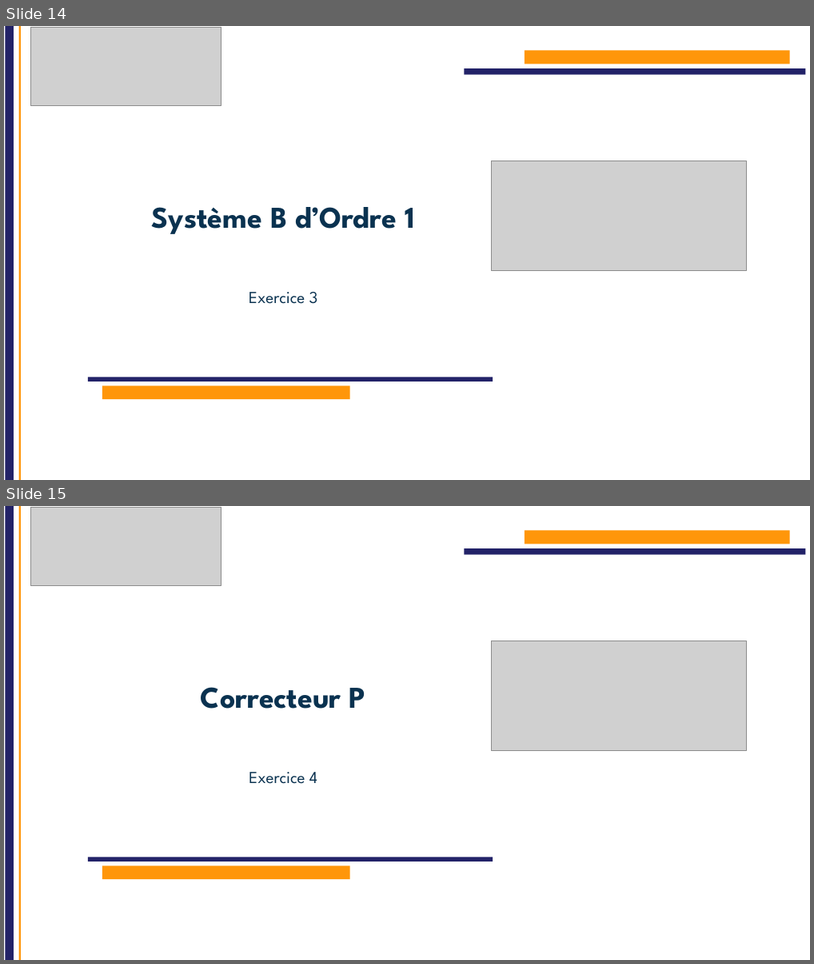
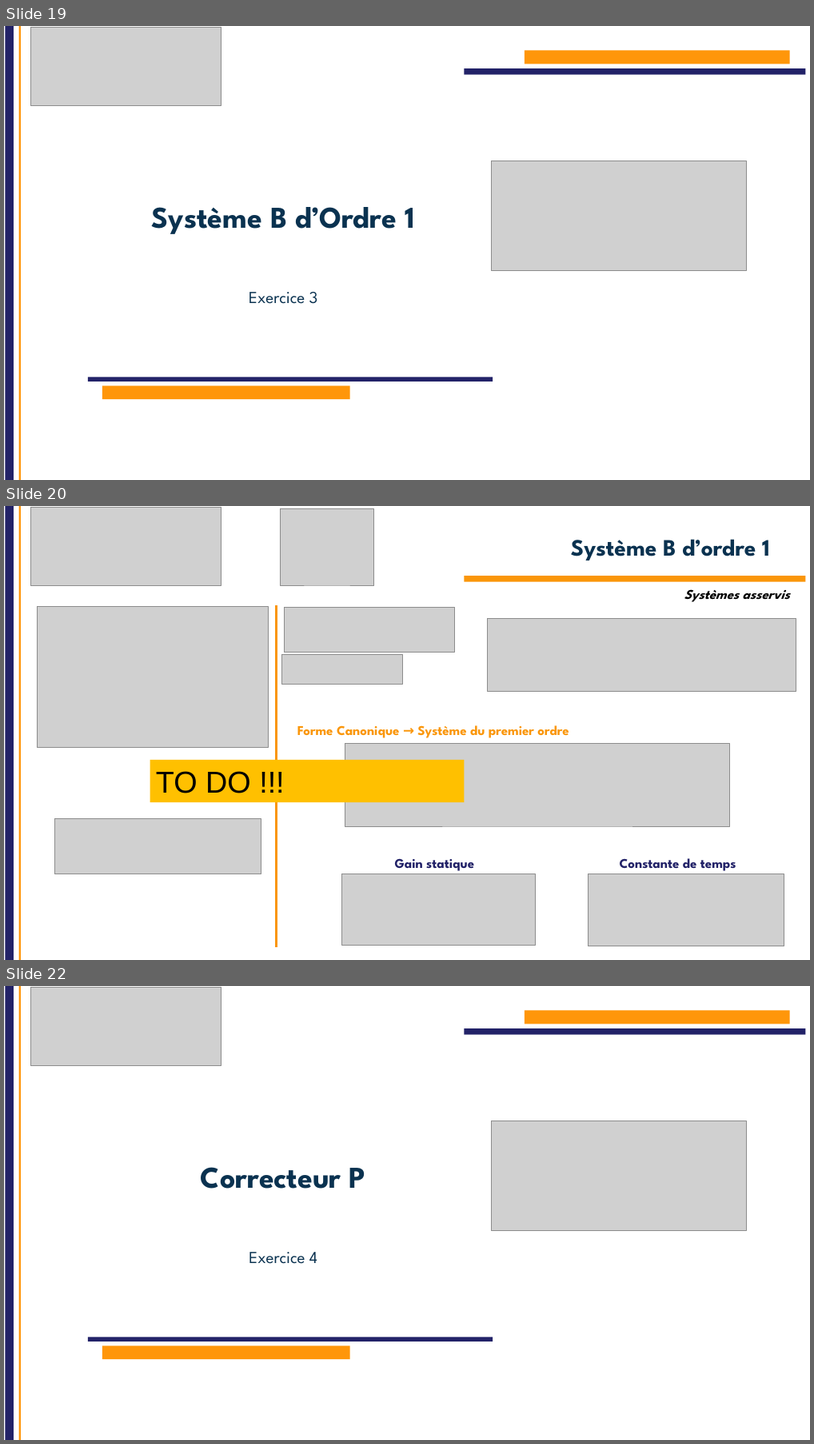
Before and after one commit to IOGS-Digital-Methods/semester-5, a slide deck: OptoElectronique/TD/2026/TD_asservissement/S5_OptoElectronique_TD_auto_2026.pptx. Shown one above the other, each under a label of ours: slides 14 and 15 before the commit, slides 19, 20 and 22 after it; the slides between them are not shown. The pictures are 814x964 and 814x1444 pixels, drawn with LibreOffice and Linux fonts; fonts in the diff are those of the drawing; grey boxes stand for pictures; background and template pictures are left out. Boxes give left, top, right and bottom in pixels: in the first picture for what was removed or moved away, otherwise in the second. Text is boxed around its words. In the diff, an @@ line names an element or a change of style, - is before the commit and + after.

```diff
--- a/OptoElectronique/TD/2026/TD_asservissement/S5_OptoElectronique_TD_auto_2026.pptx
+++ b/OptoElectronique/TD/2026/TD_asservissement/S5_OptoElectronique_TD_auto_2026.pptx
@@ slide 20 added at box(4, 506, 810, 960), background #FFFFFF; not listed: 2 template elements that a slide beside it also shows @@
@@ picture added at box(31, 508, 222, 585) @@
@@ picture added at box(281, 508, 374, 585) @@
@@ title added at box(571, 539, 770, 560), 28 pt, text #0A3250, bold @@
+Système B d’ordre 1
@@ rectangle added at box(464, 576, 806, 582), fill #FA960A @@
@@ text added at box(685, 589, 790, 602), 16 pt, text #000000, bold, italic @@
+Systèmes asservis
@@ picture added at box(38, 607, 268, 748) @@
@@ line added from (277, 606) to (277, 947), #FA960A 2.25 pt @@
@@ picture added at box(284, 607, 454, 652) @@
@@ picture added at box(488, 618, 797, 691) @@
@@ picture added at box(282, 655, 402, 684) @@
@@ text added at box(298, 725, 569, 738), 16 pt, text #FA960A, bold @@
+Forme Canonique → Système du premier ordre
@@ picture added at box(345, 744, 730, 826) @@
@@ rectangle added at box(150, 760, 464, 803), fill #FFC000, 36 pt, text #000000 @@
+TO DO !!!
@@ picture added at box(55, 819, 262, 875) @@
@@ text added at box(395, 858, 474, 871), 16 pt, text #222268, bold @@
+Gain statique
@@ text added at box(620, 858, 737, 871), 16 pt, text #222268, bold @@
+Constante de temps
@@ picture added at box(342, 874, 536, 945) @@
@@ picture added at box(588, 874, 785, 946) @@
@@ what was slide 14 is now slide 19 @@
@@ what was slide 15 is now slide 22 @@
```
Also in this commit, not shown: 10 other slides added, 20 other files.
